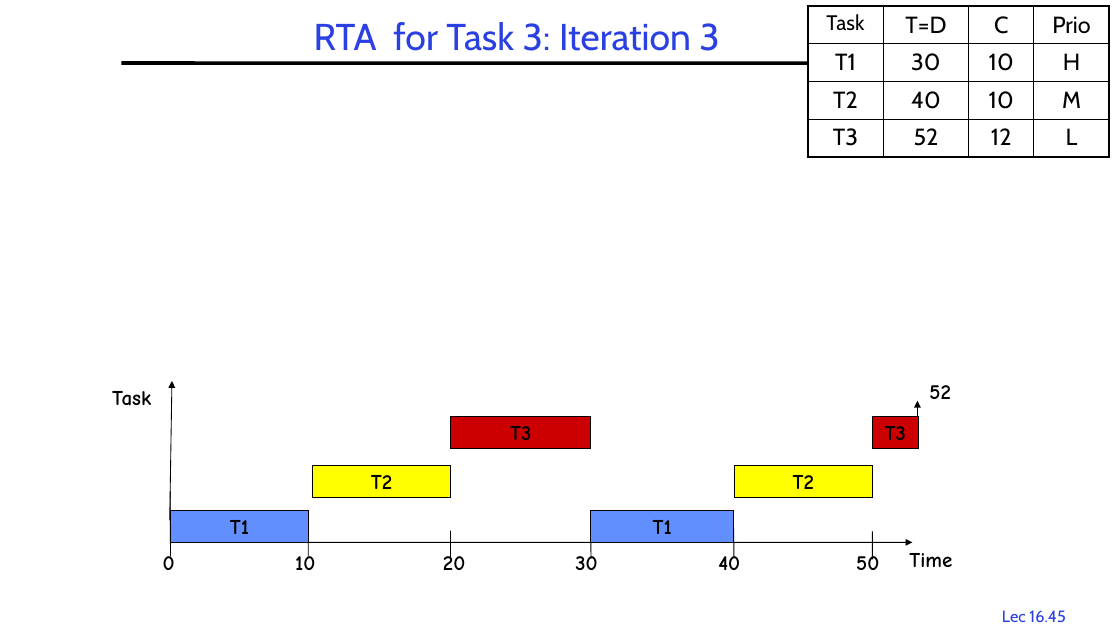
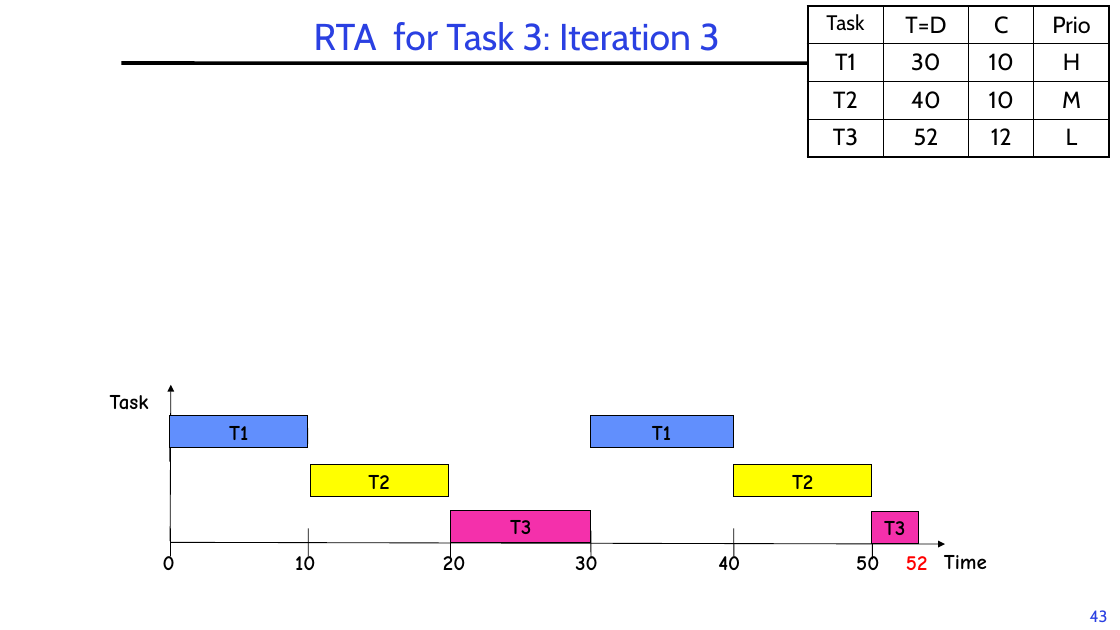
Before and after one commit to guhofstra/CSC256Fa25, a slide deck: slide 43 of PPTs/L6-RTScheduling.pptx (slide 45 before the commit). Drawn at 1120x630 pixels with LibreOffice and Linux fonts; fonts in the diff are those of the drawing; grey boxes stand for pictures; background and template pictures are left out. Boxes give left, top, right and bottom in pixels: in the first picture for what was removed or moved away, otherwise in the second. Text is boxed around its words. In the diff, an @@ line names an element or a change of style, - is before the commit and + after.

```diff
--- a/PPTs/L6-RTScheduling.pptx
+++ b/PPTs/L6-RTScheduling.pptx
@@ text "Task": place and size @@
-text "Task" at [112,391,151,406]
+text "Task" at [110,395,149,410]
@@ arrow moved from (170, 521) - (172, 381) to (171, 541) - (171, 385) @@
@@ rectangle "T1": place and size @@
-rectangle "T1" at [171,511,308,543]
+rectangle "T1" at [170,416,308,448]
@@ line moved from (171, 516) - (171, 544) to (308, 416) - (308, 444) @@
@@ rectangle "T1": place and size @@
-rectangle "T1" at [591,511,734,543]
+rectangle "T1" at [591,416,734,448]
@@ arrow moved from (918, 433) - (918, 401) to (732, 416) - (732, 444) @@
@@ arrow (732, 416) - (732, 444): arrow to line @@
@@ line moved from (171, 492) - (171, 519) to (170, 434) - (170, 462) @@
@@ rectangle "T3": place and size @@
-rectangle "T3" at [450,417,591,449]
+rectangle "T3" at [451,511,592,543]
@@ rectangle "T3" at [451,511,592,543]: fill #CC0000 to #F430AB @@
@@ rectangle "T3": place and size @@
-rectangle "T3" at [872,417,918,449]
+rectangle "T3" at [872,512,918,544]
@@ rectangle "T3" at [872,512,918,544]: fill #CC0000 to #F430AB @@
@@ arrow moved from (171, 543) - (912, 543) to (171, 543) - (945, 544) @@
@@ text "52": place and size @@
-text "52" at [929,385,951,399]
+text "52" at [906,556,928,570]
@@ text "52" at [906,556,928,570]: text colour #000000 to #FF0000 @@
@@ text "Time": place and size @@
-text "Time" at [909,553,952,567]
+text "Time" at [944,555,987,569]
@@ page number removed at [1002,610,1065,622] @@
-Lec 16.45
@@ page number added at [1090,610,1108,622], 14 pt, text #2A40E2 @@
+43
```
Also in this commit, not shown: 78 other slides changed, 2 slides removed, 1 other file.
